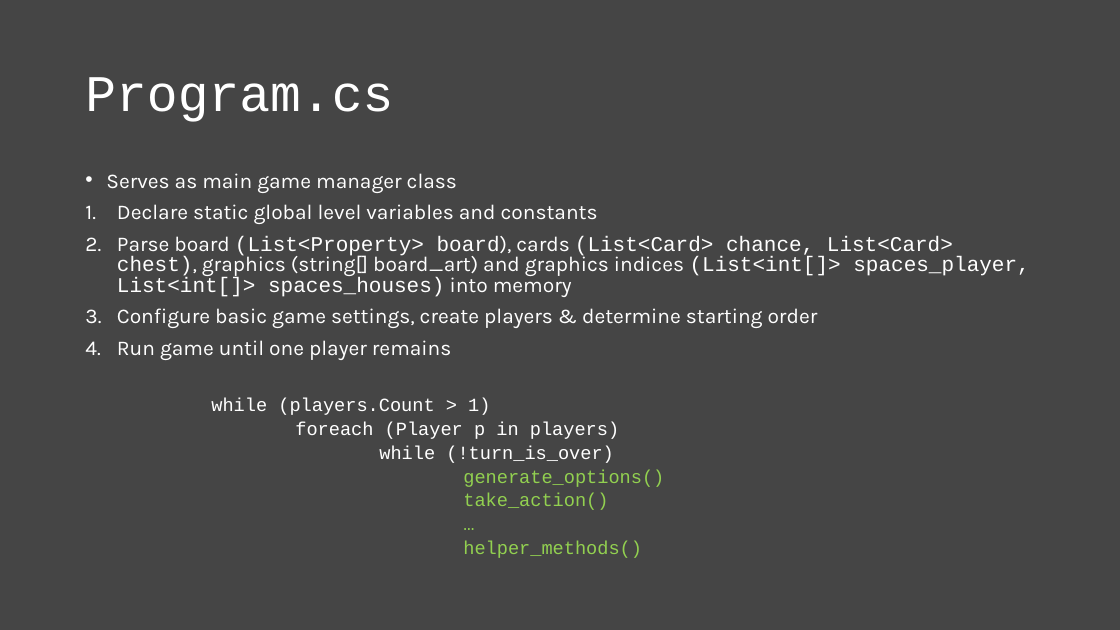
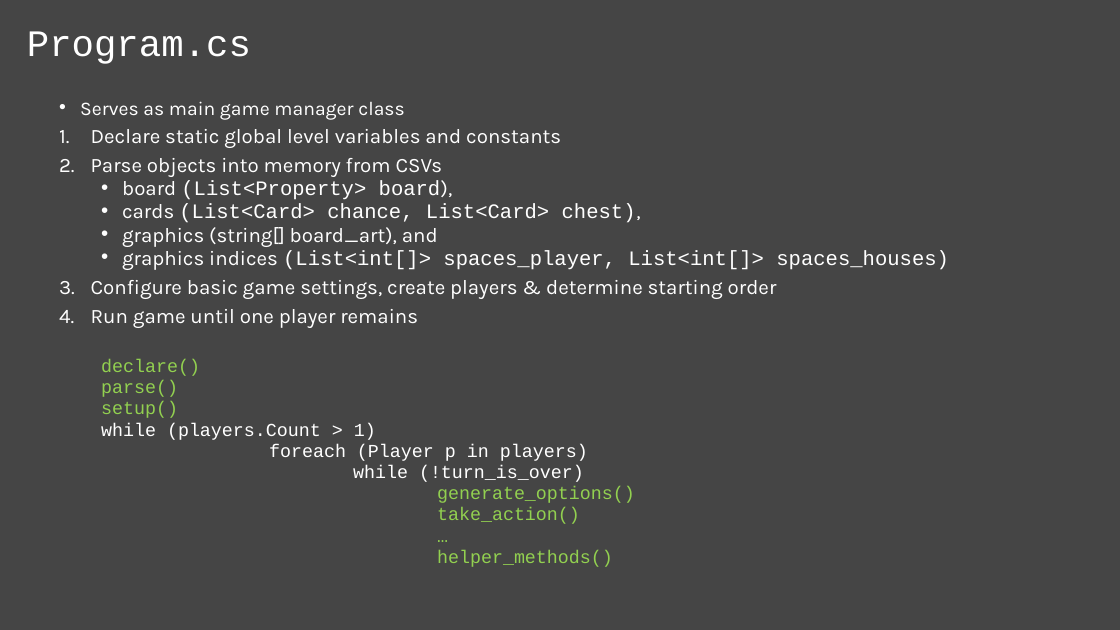
Before and after one commit to ampersandmcd/Monopoly, a slide deck: slide 7 of model.pptx (slide 6 before the commit). Drawn at 1120x630 pixels with LibreOffice and Linux fonts; fonts in the diff are those of the drawing. Boxes give left, top, right and bottom in pixels: in the first picture for what was removed or moved away, otherwise in the second. Text is boxed around its words. In the diff, an @@ line names an element or a change of style, - is before the commit and + after.

```diff
--- a/model.pptx
+++ b/model.pptx
@@ title "Program.cs": place and size @@
-title "Program.cs" at (85, 77, 393, 122)
+title "Program.cs" at (27, 31, 251, 64)
@@ title "Program.cs" at (27, 31, 251, 64): size 44 to 32 pt @@
@@ text "Serves as main game manager ...": place and size @@
-text "Serves as main game manager ..." at (106, 173, 1029, 558)
+text "Serves as main game manager ..." at (80, 101, 949, 567)
@@ text at (80, 101, 777, 567): size 18 to 16.6 pt in "Serves as main game manager class"; size 18 to 17.6 pt in "Declare static global level variables and constants", "Configure basic game settings, create players & ...", "Run game until one player remains"; size 16 to 15.7 pt in "while (players.Count > 1)", "foreach (Player p in players)", "while (!turn_is_over)", "generate_options()" and 3 more places; line spacing 0.8 to 0.7 @@
@@ text at (91, 158, 949, 270): text changed; size 18 to 17.6 pt @@
-2. Parse board (List<Property> board), cards (List<Card> chance, List<Card> chest), graphics (string[] board_art) and graphics indices (List<int[]> spaces_player, List<int[]> spaces_houses) into memory
+2. Parse objects into memory from CSVs
+  • board (List<Property> board),
+  • cards (List<Card> chance, List<Card> chest),
+  • graphics (string[] board_art), and
+  • graphics indices (List<int[]> spaces_player, List<int[]> spaces_houses)
@@ text at (101, 359, 200, 418): paragraphs added @@
+  declare()
+  parse()
+  setup()
```
Also in this commit, not shown: 7 other slides changed, 5 slides added, 5 other files.
